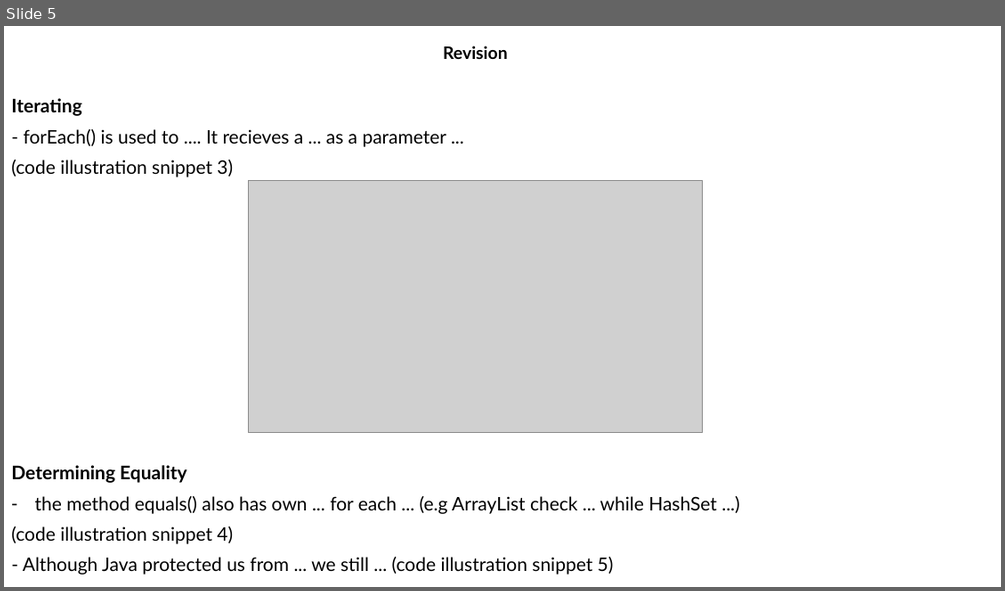
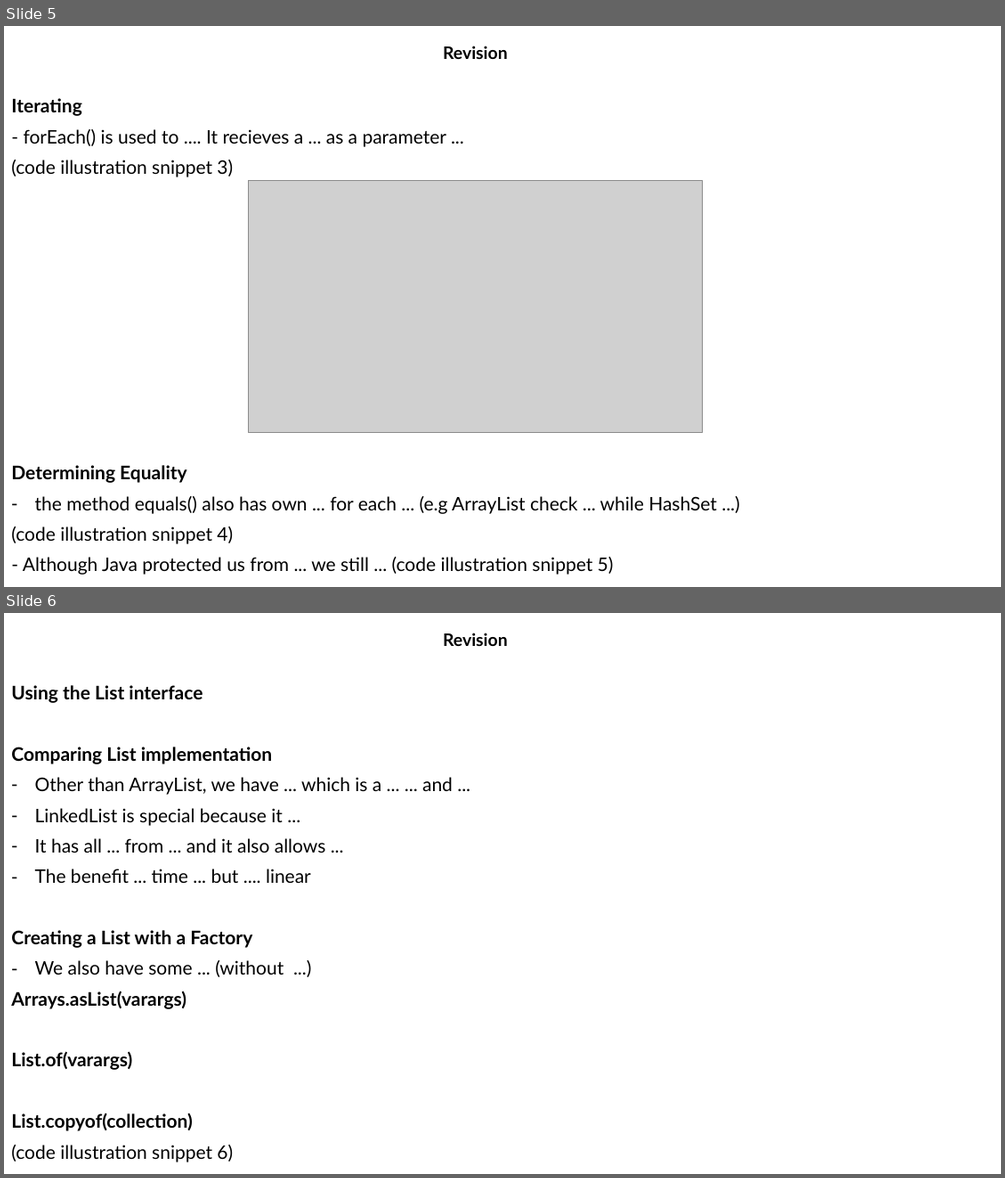
Before and after one commit to MaiDinhVinh/CS-Java, a slide deck: OCP17/Chapter 9 - Collections and Generics.pptx. Shown one above the other, each under a label of ours: slide 5 before the commit, slides 5 and 6 after it. The pictures are 1005x591 and 1005x1178 pixels, drawn with LibreOffice and Linux fonts; fonts in the diff are those of the drawing; grey boxes stand for pictures. Boxes give left, top, right and bottom in pixels: in the first picture for what was removed or moved away, otherwise in the second. Text is boxed around its words. In the diff, an @@ line names an element or a change of style, - is before the commit and + after.

```diff
--- a/OCP17/Chapter 9 - Collections and Generics.pptx
+++ b/OCP17/Chapter 9 - Collections and Generics.pptx
@@ slide 6 added at [4, 613, 1001, 1174], background #FFFFFF @@
@@ subtitle added at [443, 633, 508, 646], 16.6 pt, text #000000, bold @@
+Revision
@@ text added at [11, 685, 453, 1162], 18 pt, text #000000 @@
+Using the List interface
+Comparing List implementation
+– Other than ArrayList, we have ... which is a ... ... and ...
+– LinkedList is special because it ...
+– It has all ... from ... and it also allows ...
+– The benefit ... time ... but .... linear
+Creating a List with a Factory
+– We also have some ... (without ...)
+Arrays.asList(varargs)
+List.of(varargs)
+List.copyof(collection)
+(code illustration snippet 6)
```
Also in this commit, not shown: 1 slide changed, 16 other slides added.
